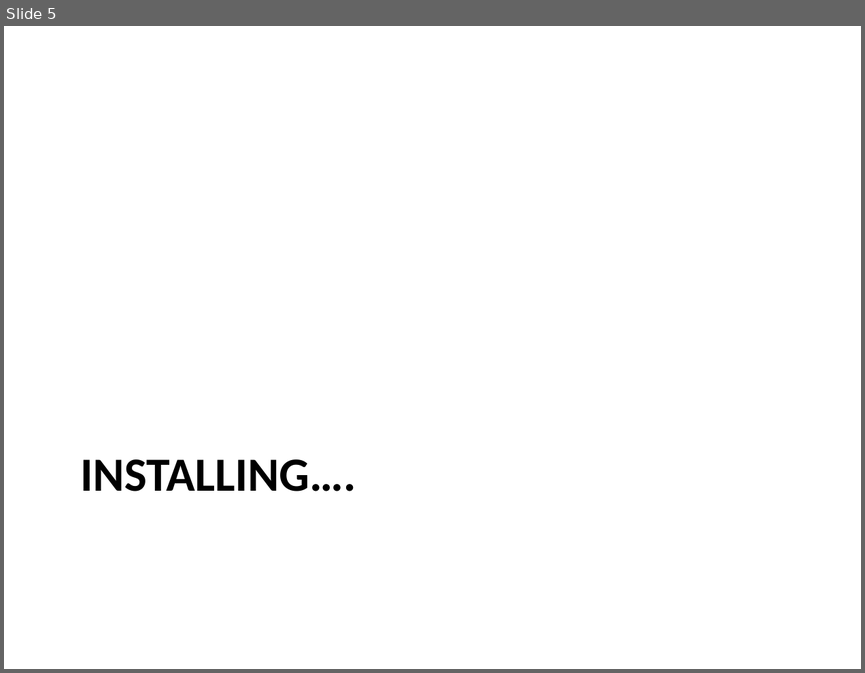
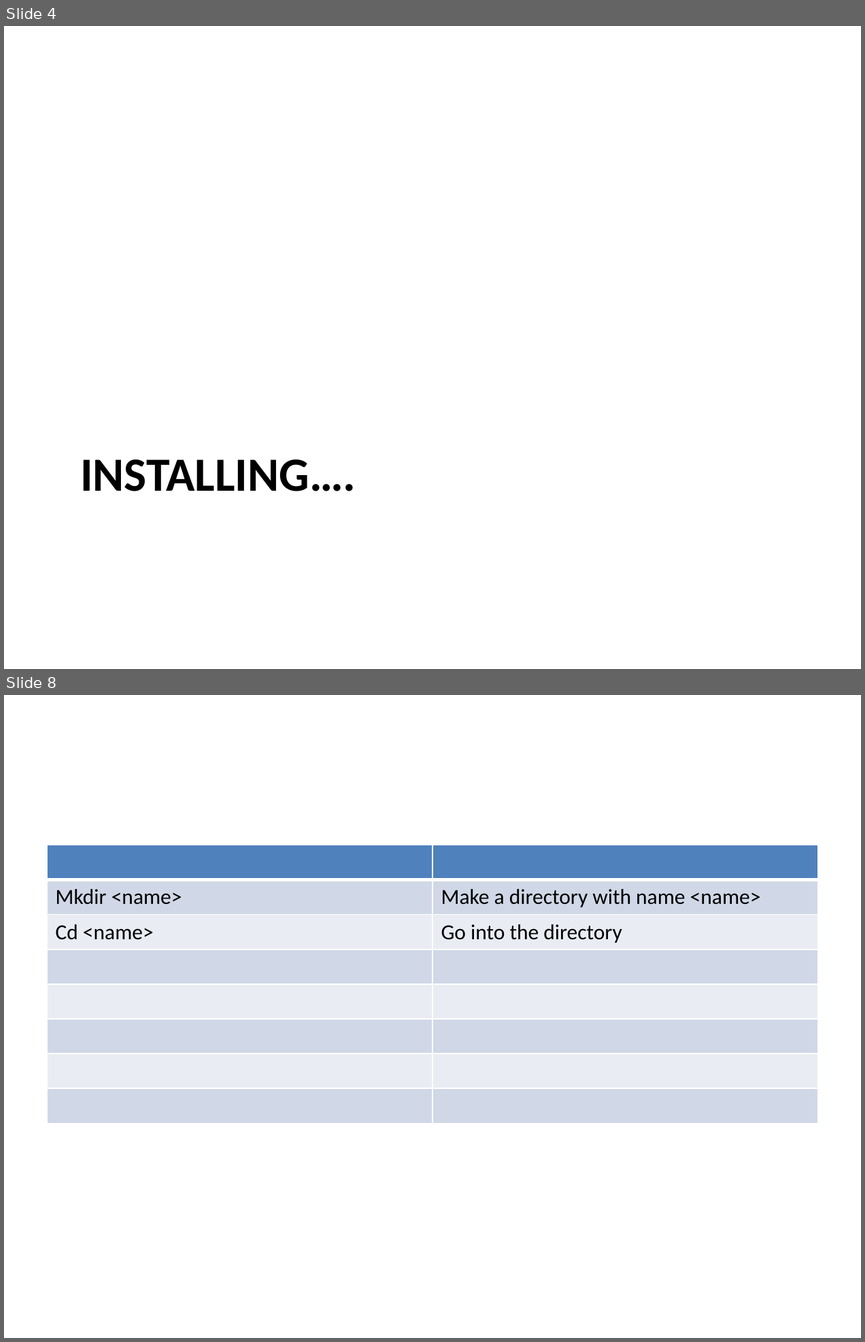
Before and after one commit to kinsidar/Spring2016, a slide deck: Slides/Lab1.pptx. Shown one above the other, each under a label of ours: slide 5 before the commit, slides 4 and 8 after it; the slides between them are not shown. The pictures are 865x673 and 865x1342 pixels, drawn with LibreOffice and Linux fonts; fonts in the diff are those of the drawing. Boxes give left, top, right and bottom in pixels: in the first picture for what was removed or moved away, otherwise in the second. Text is boxed around its words. In the diff, an @@ line names an element or a change of style, - is before the commit and + after.

```diff
--- a/Slides/Lab1.pptx
+++ b/Slides/Lab1.pptx
@@ slide 8 added at box(4, 695, 861, 1338), background #FFFFFF @@
@@ table added at box(47, 845, 818, 1123), 8 rows, 2 columns @@
+ | 
+Mkdir <name> | Make a directory with name <name>
+Cd <name> | Go into the directory
+ | 
+ | 
+ | 
+ | 
+ | 
@@ what was slide 5 is now slide 4 @@
```
Also in this commit, not shown: 2 slides changed, 13 other slides added, 2 slides removed.
